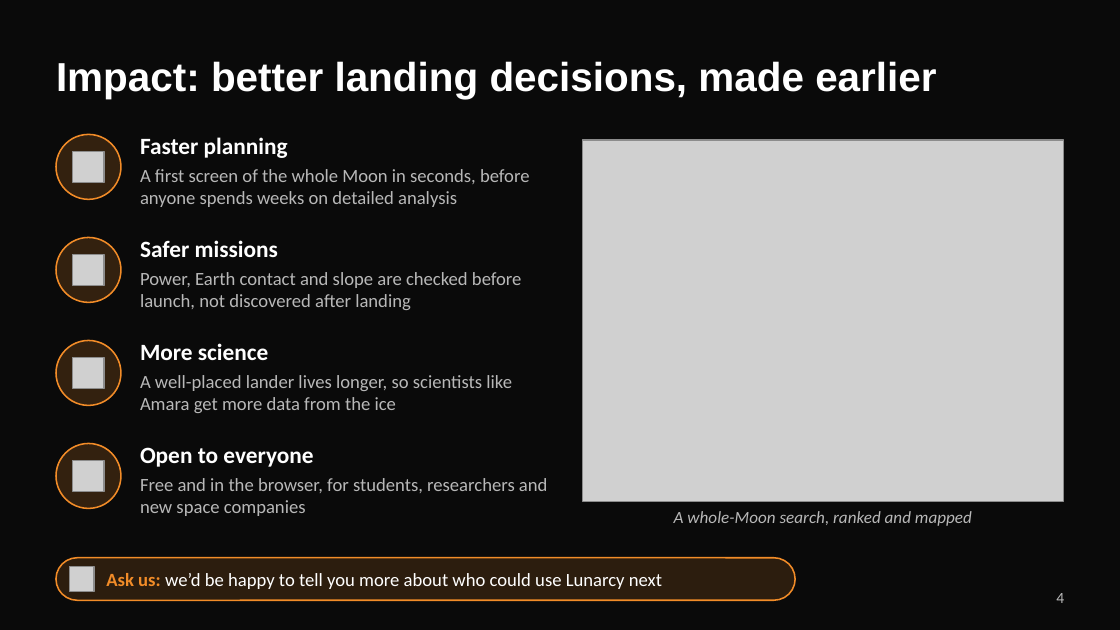
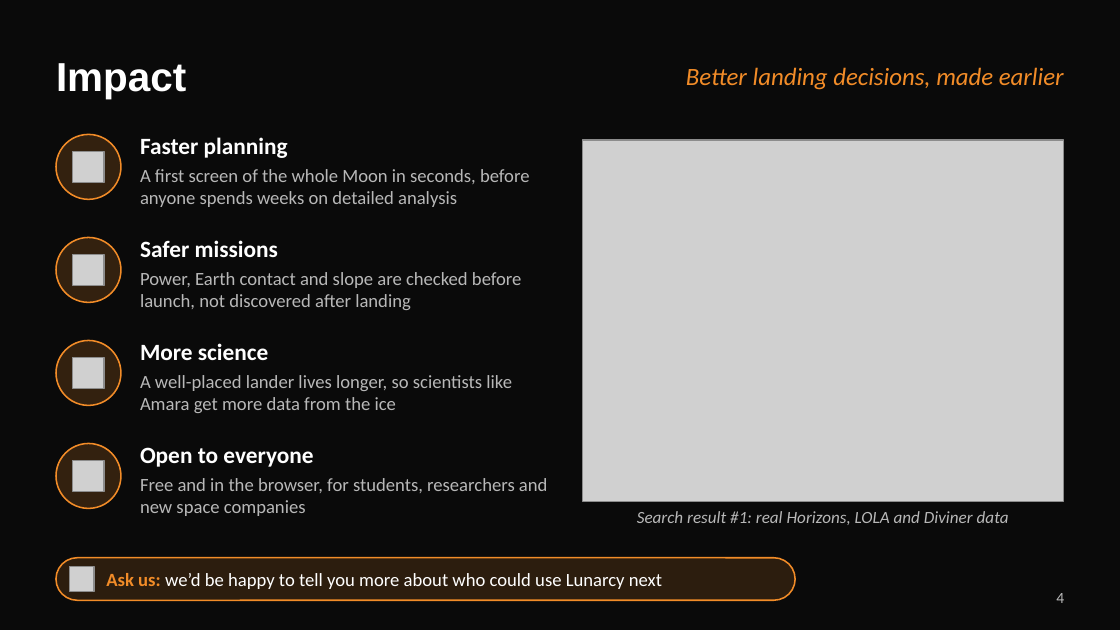
Before and after one commit to McCEwan/Lunarcy, a slide deck: slide 4 of Lunarcy_pitch.pptx. Drawn at 1120x630 pixels with LibreOffice and Linux fonts; fonts in the diff are those of the drawing; grey boxes stand for pictures. Boxes give left, top, right and bottom in pixels: in the first picture for what was removed or moved away, otherwise in the second. Text is boxed around its words. In the diff, an @@ line names an element or a change of style, - is before the commit and + after.

```diff
--- a/Lunarcy_pitch.pptx
+++ b/Lunarcy_pitch.pptx
@@ text at bbox=[686, 67, 1064, 90]: text changed; size 26 to 16 pt; font Arial to Calibri; text colour #FFFFFF to #F28C28; bold off; italic on @@
-Impact: better landing decisions, made earlier
+Better landing decisions, made earlier
@@ text at bbox=[637, 511, 1009, 525]: text changed @@
-A whole-Moon search, ranked and mapped
+Search result #1: real Horizons, LOLA and Diviner data
```
Also in this commit, not shown: 3 other slides changed, 1 other file.
